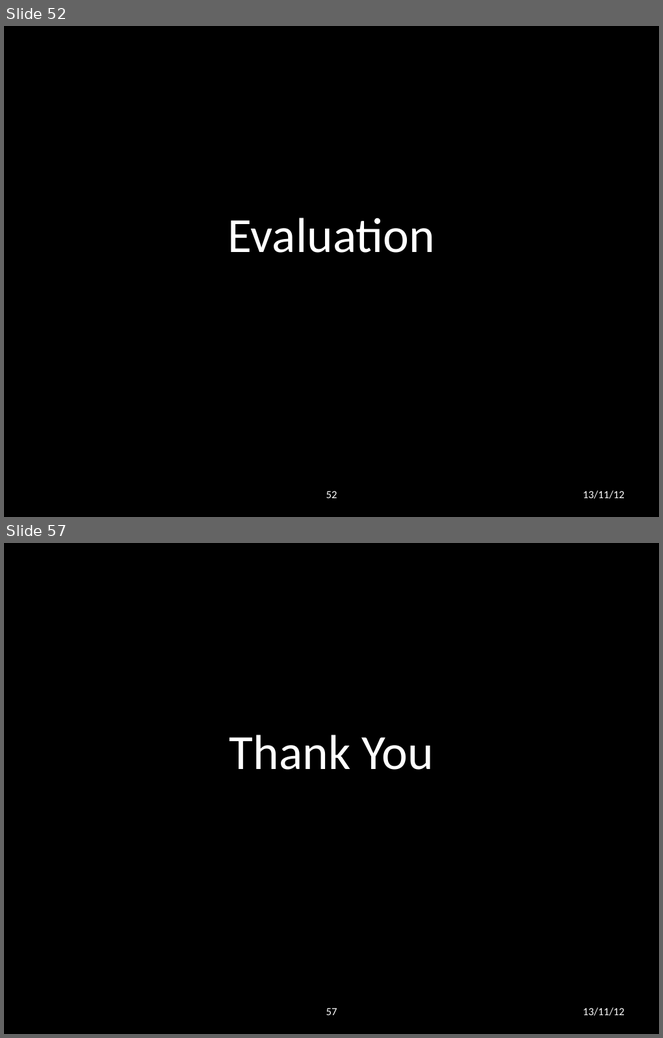
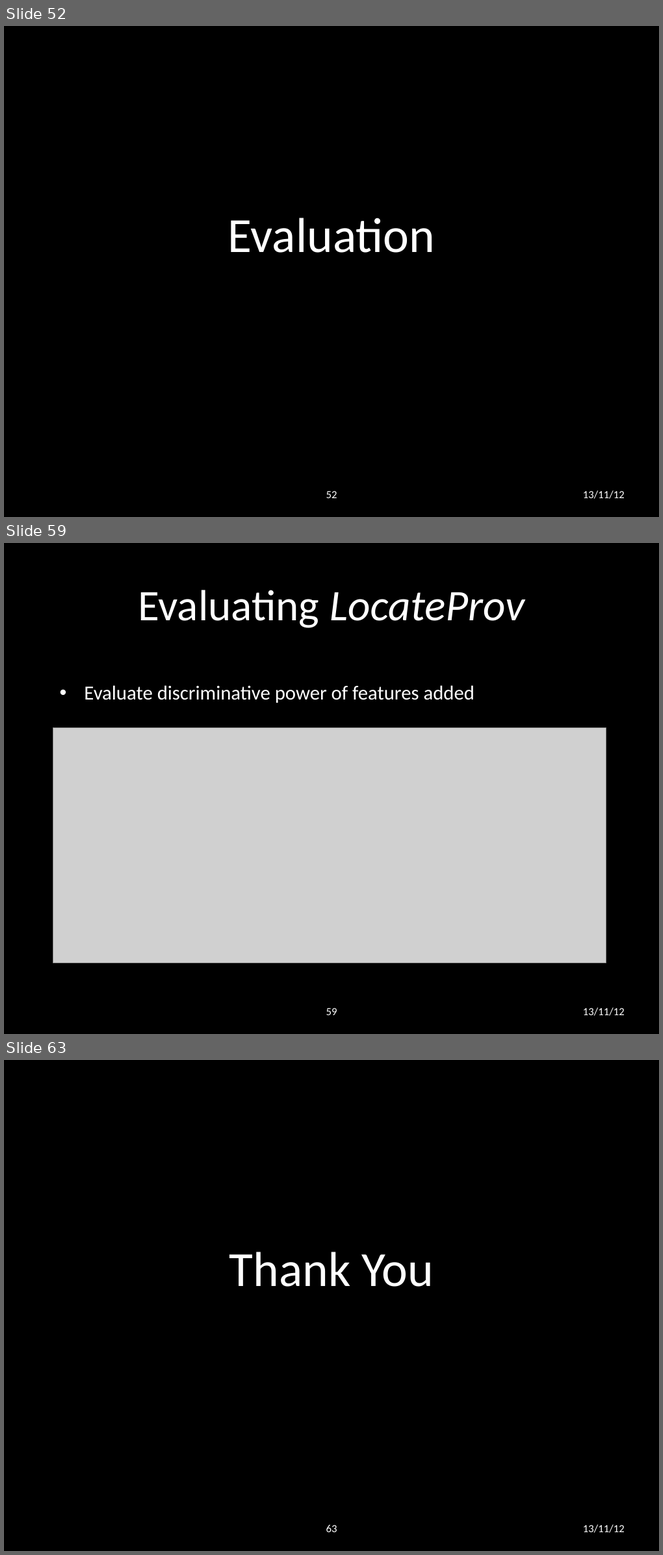
Before and after one commit to lwheng/fyp, a slide deck: presentation/final presentation.pptx. Shown one above the other, each under a label of ours: slides 52 and 57 before the commit, slides 52, 59 and 63 after it; the slides between them are not shown. The pictures are 663x1038 and 663x1555 pixels, drawn with LibreOffice and Linux fonts; fonts in the diff are those of the drawing; grey boxes stand for pictures; background and template pictures are left out. Boxes give left, top, right and bottom in pixels: in the first picture for what was removed or moved away, otherwise in the second. Text is boxed around its words. In the diff, an @@ line names an element or a change of style, - is before the commit and + after.

```diff
--- a/presentation/final presentation.pptx
+++ b/presentation/final presentation.pptx
@@ slide 59 added at <box>4,543,659,1034</box>, background picture (left out) @@
@@ title added at <box>138,590,525,628</box>, 48 pt, text #FFFFFF @@
+Evaluating LocateProv
@@ text added at <box>84,685,475,703</box>, 22 pt, text #FFFFFF @@
+• Evaluate discriminative power of features added
@@ picture added at <box>53,728,606,963</box> @@
@@ page number added at <box>326,1008,337,1016</box>, 12 pt, text #FFFFFF @@
+59
@@ text added at <box>583,1008,625,1016</box>, 12 pt, text #FFFFFF @@
+13/11/12
@@ what was slide 57 is now slide 63 @@
@@ page number at <box>326,1525,337,1533</box>: text changed @@
-57
+63
```
Also in this commit, not shown: 4 slides changed, 5 other slides added.
